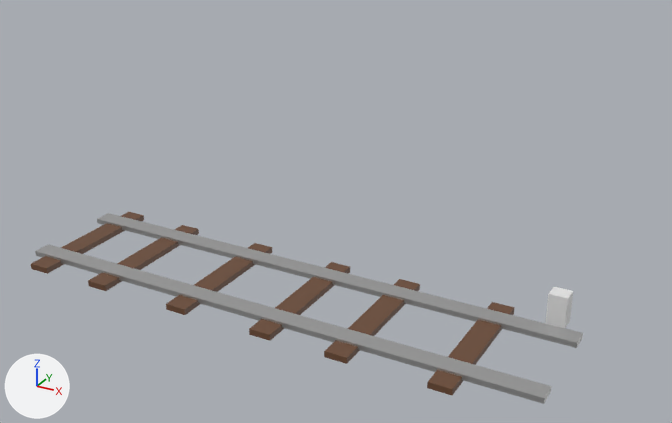
The Blender file vias de tren.blend as it was, and as the next commit left it.
Before and after are seen from a 50 mm camera at (17.1, -33.9, 23.2) aimed at (-2.9, 2.4, 5.0). Arrows for +X, +Y and +Z are at lower left; the lights stay in place.

The first picture shows 'Cubo', 'Cubo.001', 'Cubo.002', 'Cubo.003', 'Cubo.004', 'Cubo.005', 'Cubo.006', 'Cubo.007', 'Cubo.008'.
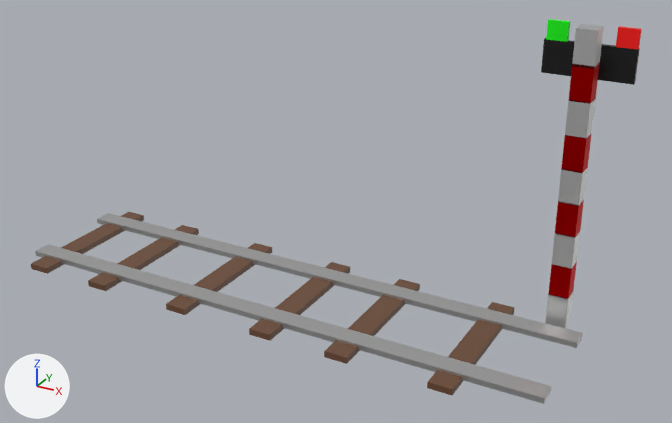
Edits to the bpy script that builds the scene:
```text
Change me_cubo_010:
    where me_cubo_010.from_pydata(...)  # 8 vertices, 6 faces; spans x -0.48..0.48, y -0.43..0.43, z -0.83..0.83
    add me_cubo_010.materials.append(mat_material)  # white #e7e7e7
Add ob_cubo_019:
    ob_cubo_019 = bpy.data.objects.new('Cubo.019', me_cubo_020)  # a box spanning x -0.76..0.76, y -2.04..2.04, z -0.12..0.12; in mat_material_013 (green #03ff00)
    ob_cubo_019.location = (6.07, 6.4, 14.02)
    ob_cubo_019.rotation_euler = (-1.571, -1.571, 0.0)  # degrees (-90, -90, 0)
    ob_cubo_019.scale = (0.56, 0.227, 1.0)
Add ob_cubo_018:
    ob_cubo_018 = bpy.data.objects.new('Cubo.018', me_cubo_019)  # a box spanning x -0.76..0.76, y -2.04..2.04, z -0.12..0.12; in mat_material_012 (red #ff0500)
    ob_cubo_018.location = (9.1, 6.4, 14.02)
    ob_cubo_018.rotation_euler = (-1.571, -1.571, 0.0)  # degrees (-90, -90, 0)
    ob_cubo_018.scale = (0.56, 0.227, 1.0)
Add ob_cubo_017:
    ob_cubo_017 = bpy.data.objects.new('Cubo.017', me_cubo_018)  # a box spanning x -0.76..0.76, y -2.04..2.04, z -0.12..0.12; in mat_material_011 (black #000000)
    ob_cubo_017.location = (7.55, 6.4, 12.85)
    ob_cubo_017.rotation_euler = (-1.571, -1.571, 0.0)  # degrees (-90, -90, 0)
Add ob_cubo_016:
    ob_cubo_016 = bpy.data.objects.new('Cubo.016', me_cubo_016)  # a box spanning x -0.48..0.48, y -0.43..0.43, z -0.83..0.83; in mat_material_010 (white #e7e7e7)
    ob_cubo_016.location = (7.56, 5.85, 13.6)
Add ob_cubo_015:
    ob_cubo_015 = bpy.data.objects.new('Cubo.015', me_cubo_015)  # a box spanning x -0.48..0.48, y -0.43..0.43, z -0.83..0.83; in mat_material_009 (white #e7e7e7)
    ob_cubo_015.location = (7.56, 5.85, 7.24)
Add ob_cubo_014:
    ob_cubo_014 = bpy.data.objects.new('Cubo.014', me_cubo_014)  # a box spanning x -0.48..0.48, y -0.43..0.43, z -0.83..0.83; in mat_material_008 (red #c70000)
    ob_cubo_014.location = (7.56, 5.85, 8.84)
Add ob_cubo_013:
    ob_cubo_013 = bpy.data.objects.new('Cubo.013', me_cubo_013)  # a box spanning x -0.48..0.48, y -0.43..0.43, z -0.83..0.83; in mat_material_007 (red #c70000)
    ob_cubo_013.location = (7.56, 5.85, 12.06)
Add ob_cubo_012:
    ob_cubo_012 = bpy.data.objects.new('Cubo.012', me_cubo_012)  # a box spanning x -0.48..0.48, y -0.43..0.43, z -0.83..0.83; in mat_material_006 (white #e7e7e7)
    ob_cubo_012.location = (7.56, 5.85, 10.47)
Add ob_cubo_011:
    ob_cubo_011 = bpy.data.objects.new('Cubo.011', me_cubo_011)  # a box spanning x -0.48..0.48, y -0.43..0.43, z -0.83..0.83; in mat_material_005 (white #e7e7e7)
    ob_cubo_011.location = (7.56, 5.85, 4.05)
Add ob_cubo_010:
    ob_cubo_010 = bpy.data.objects.new('Cubo.010', me_cubo_009)  # a box spanning x -0.48..0.48, y -0.43..0.43, z -0.83..0.83; in mat_material_004 (red #c70000)
    ob_cubo_010.location = (7.56, 5.85, 5.64)
Add ob_cubo_009:
    ob_cubo_009 = bpy.data.objects.new('Cubo.009', me_cubo_008)  # a box spanning x -0.48..0.48, y -0.43..0.43, z -0.83..0.83; in mat_material_003 (red #c70000)
    ob_cubo_009.location = (7.56, 5.85, 2.42)
```

Pixel boxes (x1, y1, x2, y2) of what changed, in the pictures (672 x 423 px):
'Cubo.017', added (black): after (541, 38, 640, 85)
'Cubo.016', added: after (572, 24, 604, 69)
'Cubo.013', added (red): after (568, 62, 600, 104)
'Cubo.012', added: after (565, 98, 596, 138)
'Cubo.014', added (red): after (561, 133, 592, 173)
'Cubo.008', recoloured: (545, 287, 573, 328) in both
'Cubo.015', added: after (558, 166, 588, 206)
'Cubo.010', added (red): after (555, 200, 584, 237)
'Cubo.011', added: after (552, 231, 580, 269)
'Cubo.009', added (red): after (548, 262, 577, 300)
'Cubo.018', added (red): after (616, 26, 642, 50)
'Cubo.019', added (green): after (546, 19, 570, 42)
